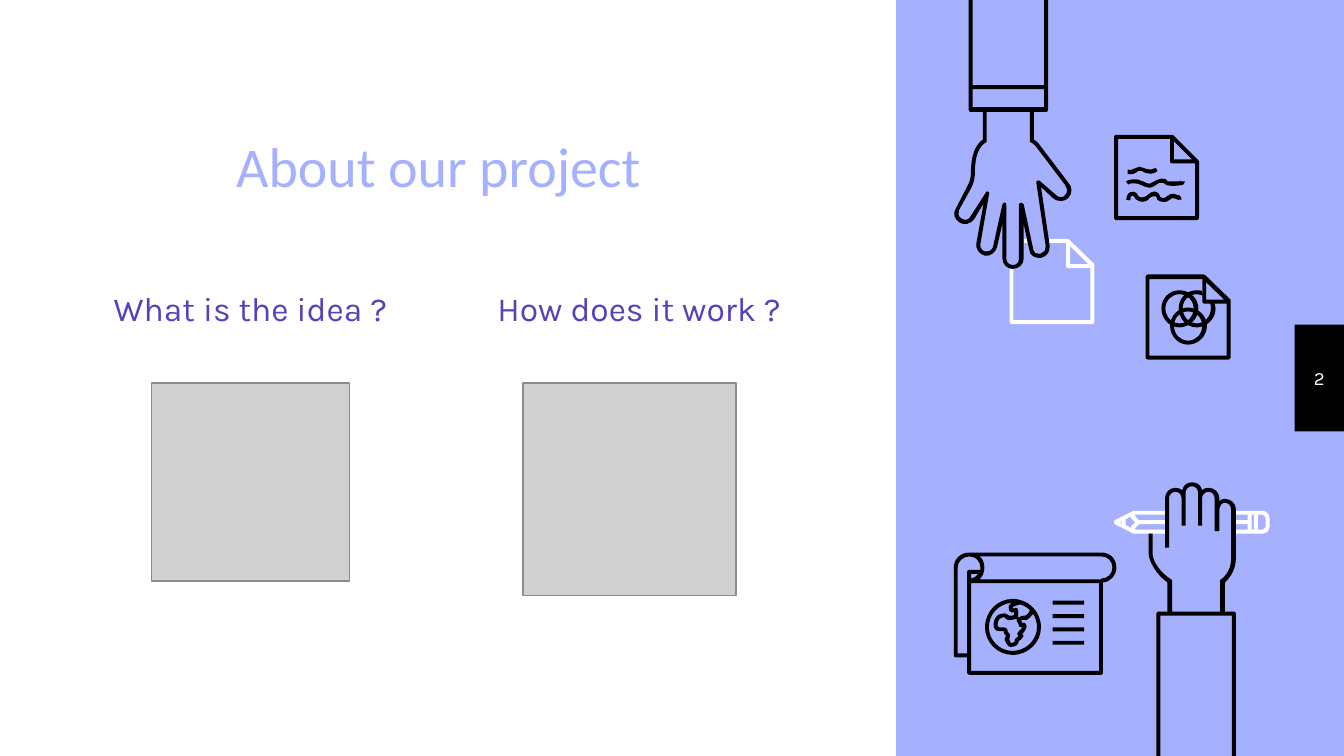
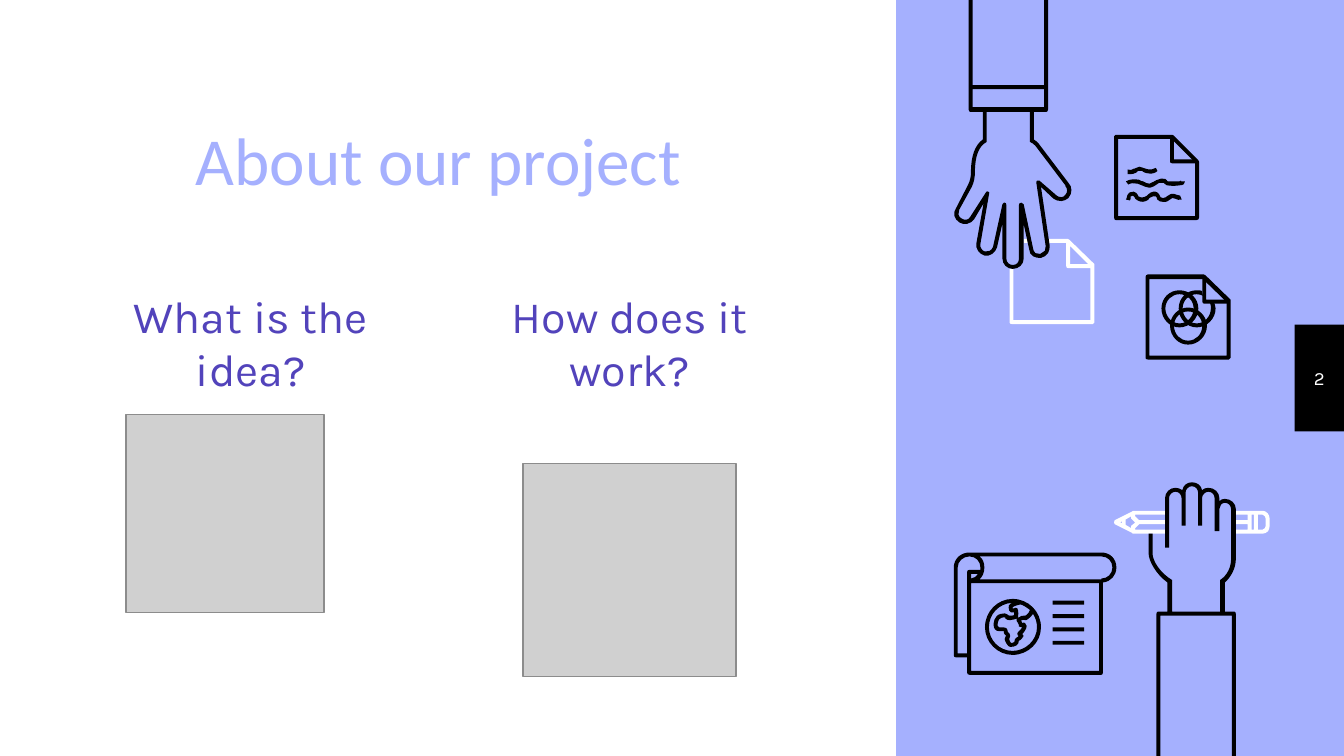
Before and after one commit to VIVelev/2Inter4U, a slide deck: slide 2 of OldAndBald.pptx. Drawn at 1344x756 pixels with LibreOffice and Linux fonts; fonts in the diff are those of the drawing; grey boxes stand for pictures. Boxes give left, top, right and bottom in pixels: in the first picture for what was removed or moved away, otherwise in the second. Text is boxed around its words. In the diff, an @@ line names an element or a change of style, - is before the commit and + after.

```diff
--- a/OldAndBald.pptx
+++ b/OldAndBald.pptx
@@ title "About our project" at box(196, 138, 680, 197): size 30 to 36 pt @@
@@ text at box(134, 302, 368, 387): text changed; size 18 to 24 pt @@
-What is the idea ?
+What is the idea?
@@ text at box(512, 302, 747, 387): text changed; size 18 to 24 pt @@
-How does it work ?
+How does it work?
@@ picture: place and size @@
-picture at box(152, 383, 349, 581)
+picture at box(126, 414, 324, 612)
@@ picture: place and size @@
-picture at box(523, 383, 735, 595)
+picture at box(523, 464, 735, 676)
```
Also in this commit, not shown: 2 other slides changed, 5 slides added, 1 slide removed, 59 other files.
